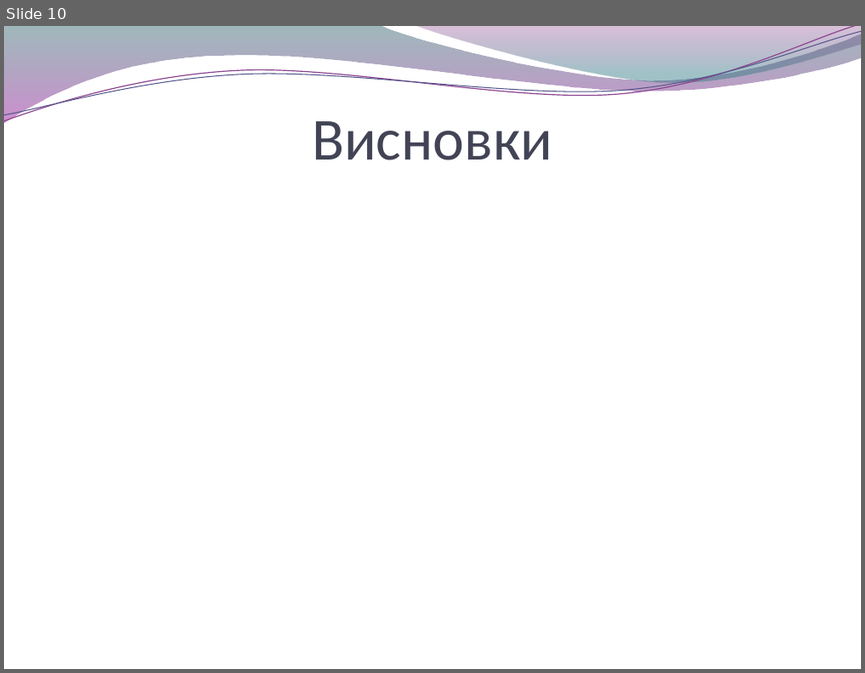
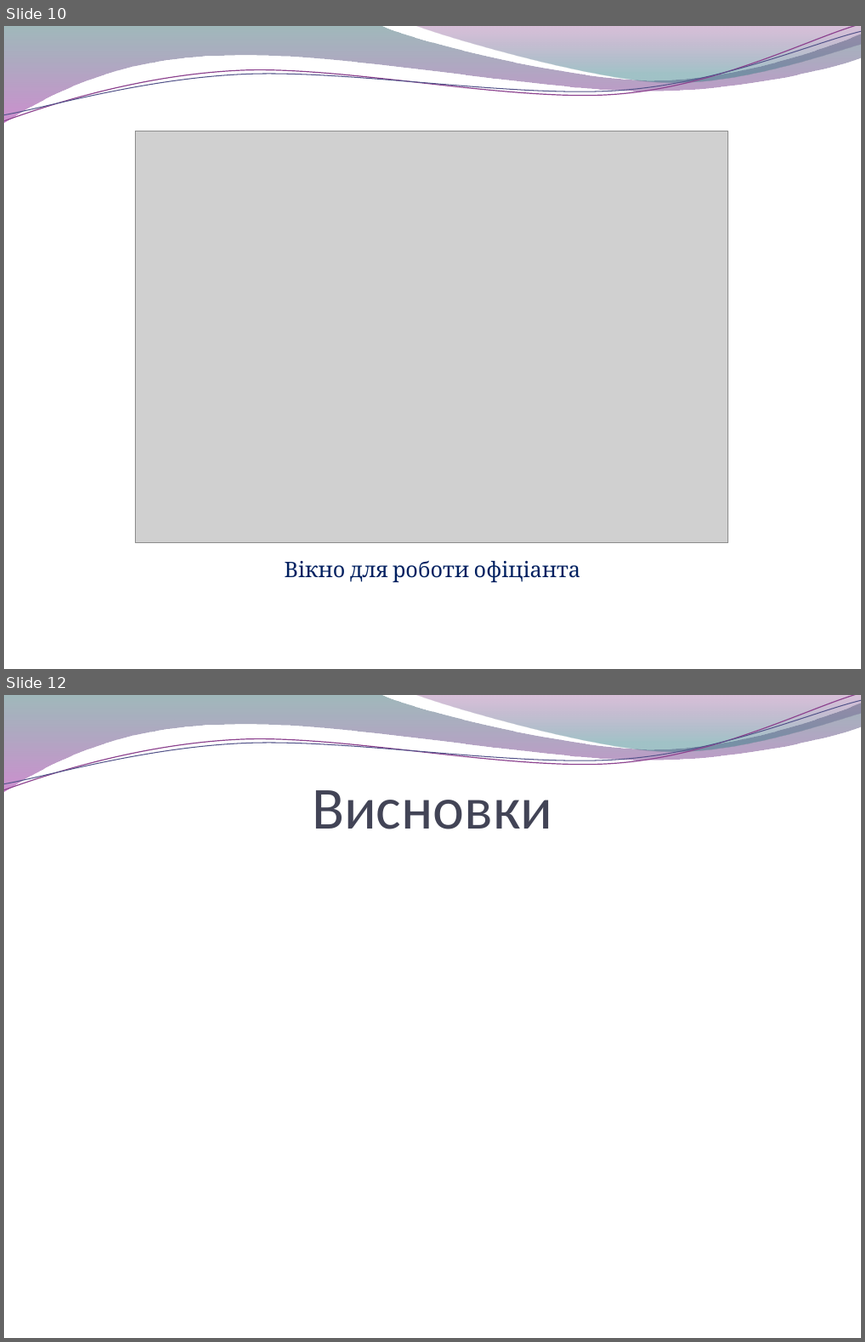
Before and after one commit to byYuraGudan/eMenu, a slide deck: Report/Презентація диплому.pptx. Shown one above the other, each under a label of ours: slide 10 before the commit, slides 10 and 12 after it; the slides between them are not shown. The pictures are 865x673 and 865x1342 pixels, drawn with LibreOffice and Linux fonts; fonts in the diff are those of the drawing; grey boxes stand for pictures; background and template pictures are left out. Boxes give left, top, right and bottom in pixels: in the first picture for what was removed or moved away, otherwise in the second. Text is boxed around its words. In the diff, an @@ line names an element or a change of style, - is before the commit and + after.

```diff
--- a/Report/Презентація диплому.pptx
+++ b/Report/Презентація диплому.pptx
@@ slide 10 added at (4, 26, 861, 669), background picture (left out); not listed: 4 template elements that a slide beside it also shows @@
@@ picture added at (136, 131, 729, 543) @@
@@ text added at (284, 560, 580, 582), 18 pt, text #002060 @@
+Вікно для роботи офіціанта
@@ what was slide 10 is now slide 12 @@
```
Also in this commit, not shown: 1 slide changed, 3 other slides added, 2 slides removed, 4 other files.
